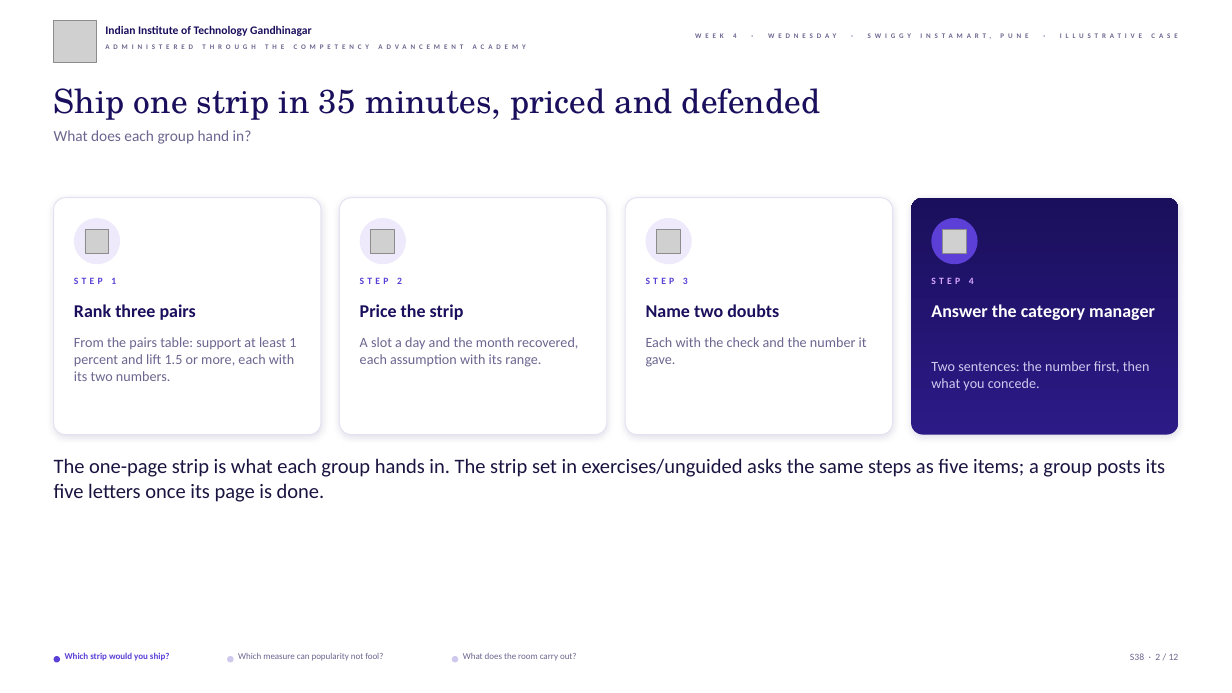
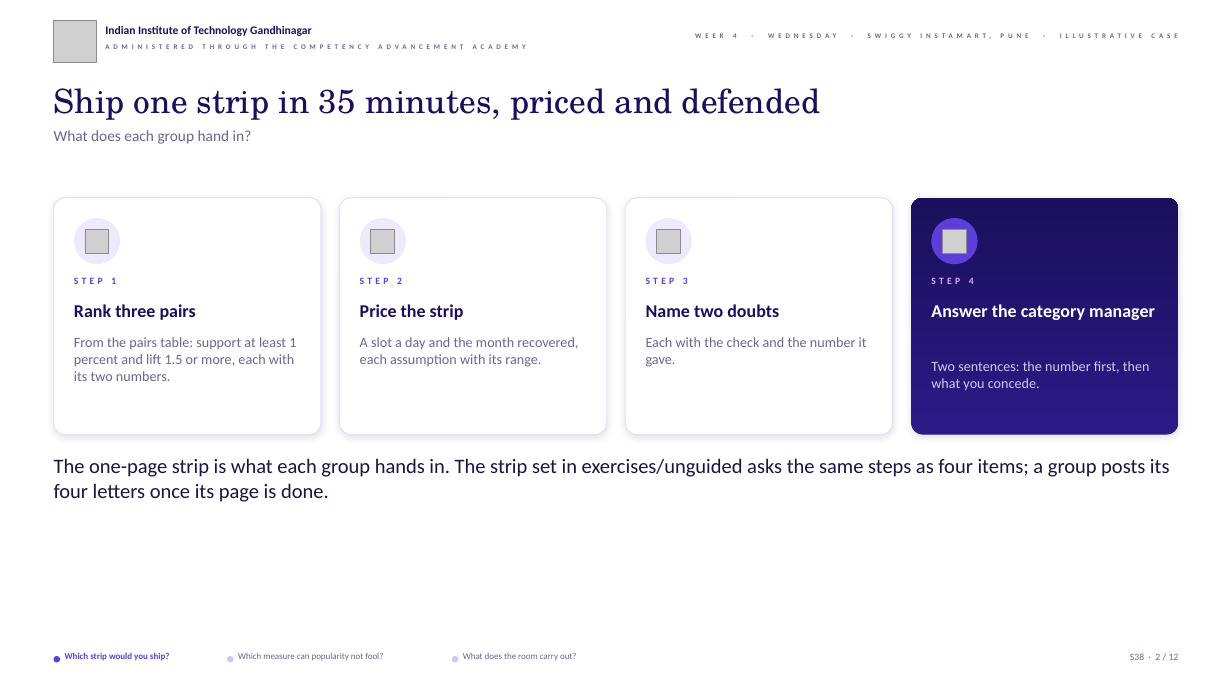
Before and after one commit to fde-academy-lab/c2-content-factory, a slide deck: slide 2 of content/W04/D3/slides/C2_W04_D03_half2_STUDENT.pptx. Drawn at 1232x693 pixels with LibreOffice and Linux fonts; fonts in the diff are those of the drawing; grey boxes stand for pictures; background and template pictures are left out. Boxes give left, top, right and bottom in pixels: in the first picture for what was removed or moved away, otherwise in the second. Text is boxed around its words. In the diff, an @@ line names an element or a change of style, - is before the commit and + after.

```diff
--- a/content/W04/D3/slides/C2_W04_D03_half2_STUDENT.pptx
+++ b/content/W04/D3/slides/C2_W04_D03_half2_STUDENT.pptx
@@ text at (x1=54, y1=458, x2=1170, y2=502): text changed @@
-The one-page strip is what each group hands in. The strip set in exercises/unguided asks the same steps as five items; a group posts its five letters once its page is done.
+The one-page strip is what each group hands in. The strip set in exercises/unguided asks the same steps as four items; a group posts its four letters once its page is done.
```
Also in this commit, not shown: 7 other files.
